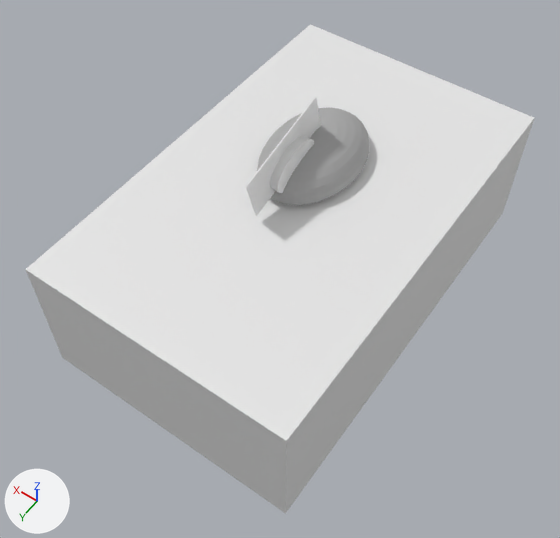
The FBX model LeaveRoom/Assets/Models/Kuma/Fbx/mouse.fbx, before and after one commit.
The view is the same before and after, from a camera (50 mm lens) standing at (-4.0, 7.04, 7.38) and looking at (-0.26, 1.8, -0.85). Arrows for +X, +Y and +Z are at lower left; the lights stay in place. Where no turn or scale is listed for an object, it has been applied to the vertices.

Before the edit, the objects in view are built like this:
```python
mat_material = principled_material('Material')
mat_material.base_color = (0.411, 0.411, 0.411)  # grey #acacac
mat_material.roughness = 1.0
me_cube_002 = bpy.data.meshes.new('Cube.002')
me_cube_002.from_pydata(...)  # a box spanning x -1.91..1.91, y -3.02..3.02, z -1.0..1.0
me_cube_004 = bpy.data.meshes.new('Cube.004')
me_cube_004.from_pydata([(-0.01, -0.8, -0.15), (-0.01, -0.63, 0.51), (-0.01, 0.63, -0.51), (-0.01, 0.8, 0.15), (0.01, -0.8, -0.15), (0.01, -0.63, 0.51), (0.01, 0.63, -0.51), (0.01, 0.8, 0.15)], [], [(0, 1, 3, 2), (2, 3, 7, 6), (6, 7, 5, 4), (4, 5, 1, 0), (2, 6, 4, 0), (7, 3, 1, 5)])
me_cylinder_001 = bpy.data.meshes.new('Cylinder.001')
me_cylinder_001.from_pydata(...)  # 64 vertices, 34 faces; spans x -0.125..0.125, y -0.403..0.403, z -0.285..0.285
me_sphere_002 = bpy.data.meshes.new('Sphere.002')
me_sphere_002.from_pydata(...)  # 6460 vertices, 6365 faces; spans x -0.65..0.65, y -0.92..0.92, z -0.02..0.47
me_sphere_002.materials.append(mat_material)  # grey #acacac
ob_cube = bpy.data.objects.new('Cube', me_cube_002)
ob_cube.location = (-0.12, 1.13, -0.93)
ob_cube_001 = bpy.data.objects.new('Cube.001', me_cube_004)
ob_cube_001.location = (0.0, 1.32, 0.69)
ob_cylinder_001 = bpy.data.objects.new('Cylinder.001', me_cylinder_001)
ob_cylinder_001.location = (0.0, 1.26, 0.55)
ob_sphere = bpy.data.objects.new('Sphere', me_sphere_002)
ob_sphere.location = (-0.01, 0.67, 0.18)
```
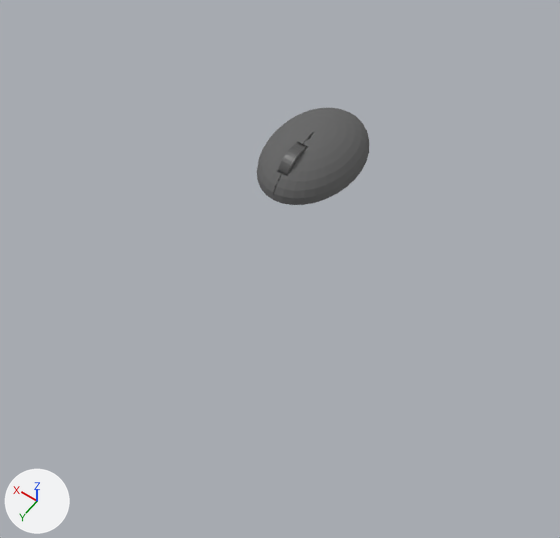
Where the newer file only moved an object's origin or applied its transform, the numbers keep the older frame.

Edits to the scene script, one JSON object a line:
```json
{"op": "set", "path": "mat_material.base_color", "old": "(0.411, 0.411, 0.411)", "new": "(0.133, 0.133, 0.133)", "note": "grey #acacac -> dark grey #666666"}
{"op": "remove", "block": "ob_cube_001", "code": ["ob_cube_001 = bpy.data.objects.new('Cube.001', me_cube_004)", "ob_cube_001.location = (0.0, 1.32, 0.69)"]}
{"op": "remove", "block": "ob_cylinder_001", "code": ["ob_cylinder_001 = bpy.data.objects.new('Cylinder.001', me_cylinder_001)", "ob_cylinder_001.location = (0.0, 1.26, 0.55)"]}
{"op": "remove", "block": "ob_cube", "code": ["ob_cube = bpy.data.objects.new('Cube', me_cube_002)", "ob_cube.location = (-0.12, 1.13, -0.93)"]}
```

Location of each change, [x1, y1, x2, y2] in pixels of the pictures (560 x 538 px):
```json
{"object": "Cube", "change": "deleted", "before": [25, 24, 534, 514]}
{"object": "Sphere", "change": "recoloured", "before": [257, 108, 369, 205], "after": [257, 108, 369, 205]}
{"object": "Cube.001", "change": "deleted", "before": [246, 97, 321, 216]}
{"object": "Cylinder.001", "change": "deleted", "before": [270, 136, 314, 193]}
```
